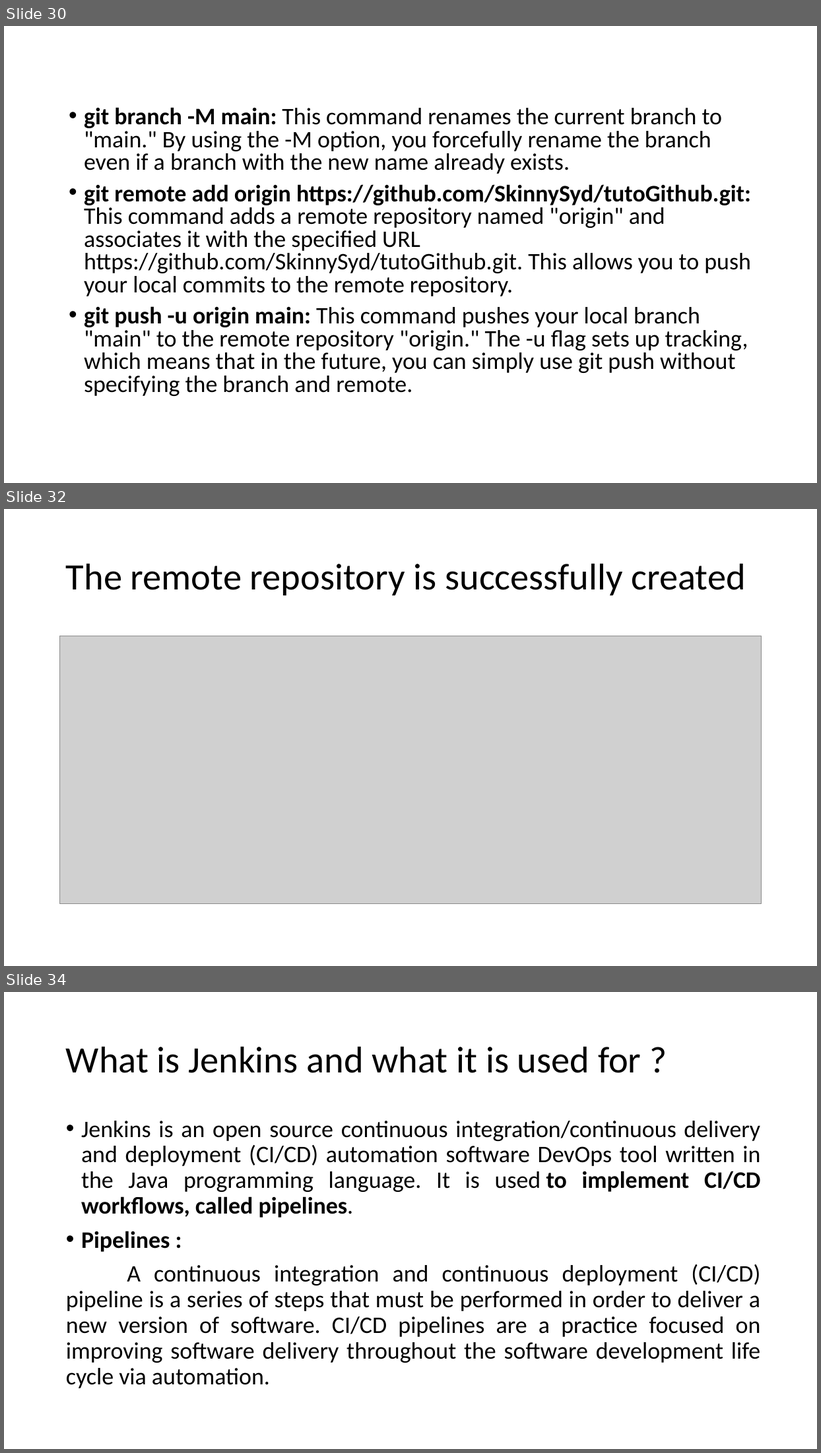
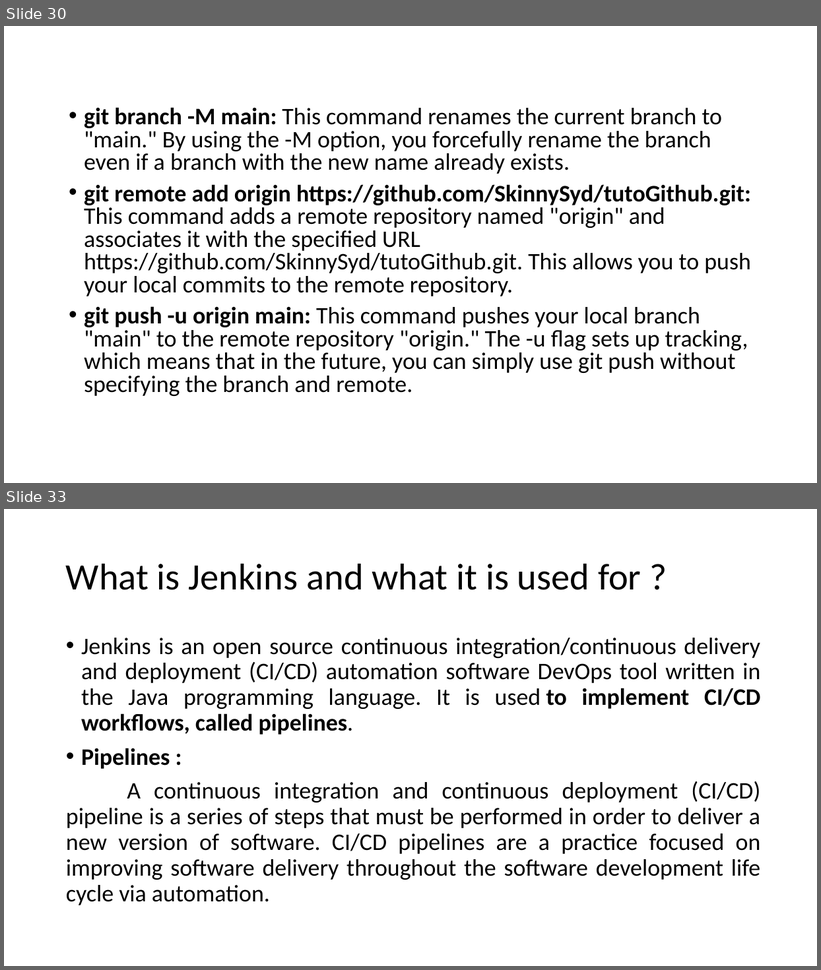
Before and after one commit to SkinnySyd/tutoGithub, a slide deck: Github-tuto.pptx. Shown one above the other, each under a label of ours: slides 30, 32 and 34 before the commit, slides 30 and 33 after it; the slides between them are not shown. The pictures are 821x1453 and 821x970 pixels, drawn with LibreOffice and Linux fonts; fonts in the diff are those of the drawing; grey boxes stand for pictures. Boxes give left, top, right and bottom in pixels: in the first picture for what was removed or moved away, otherwise in the second. Text is boxed around its words. In the diff, an @@ line names an element or a change of style, - is before the commit and + after.

```diff
--- a/Github-tuto.pptx
+++ b/Github-tuto.pptx
@@ slide 32 removed at bbox=[4, 509, 817, 966], background #FFFFFF @@
@@ title removed at bbox=[66, 563, 746, 595] @@
-The remote repository is successfully created
@@ picture removed at bbox=[60, 636, 762, 904] @@
@@ what was slide 34 is now slide 33 @@
```
Also in this commit, not shown: 1 slide changed, 1 slide added, 1 other slide removed.
